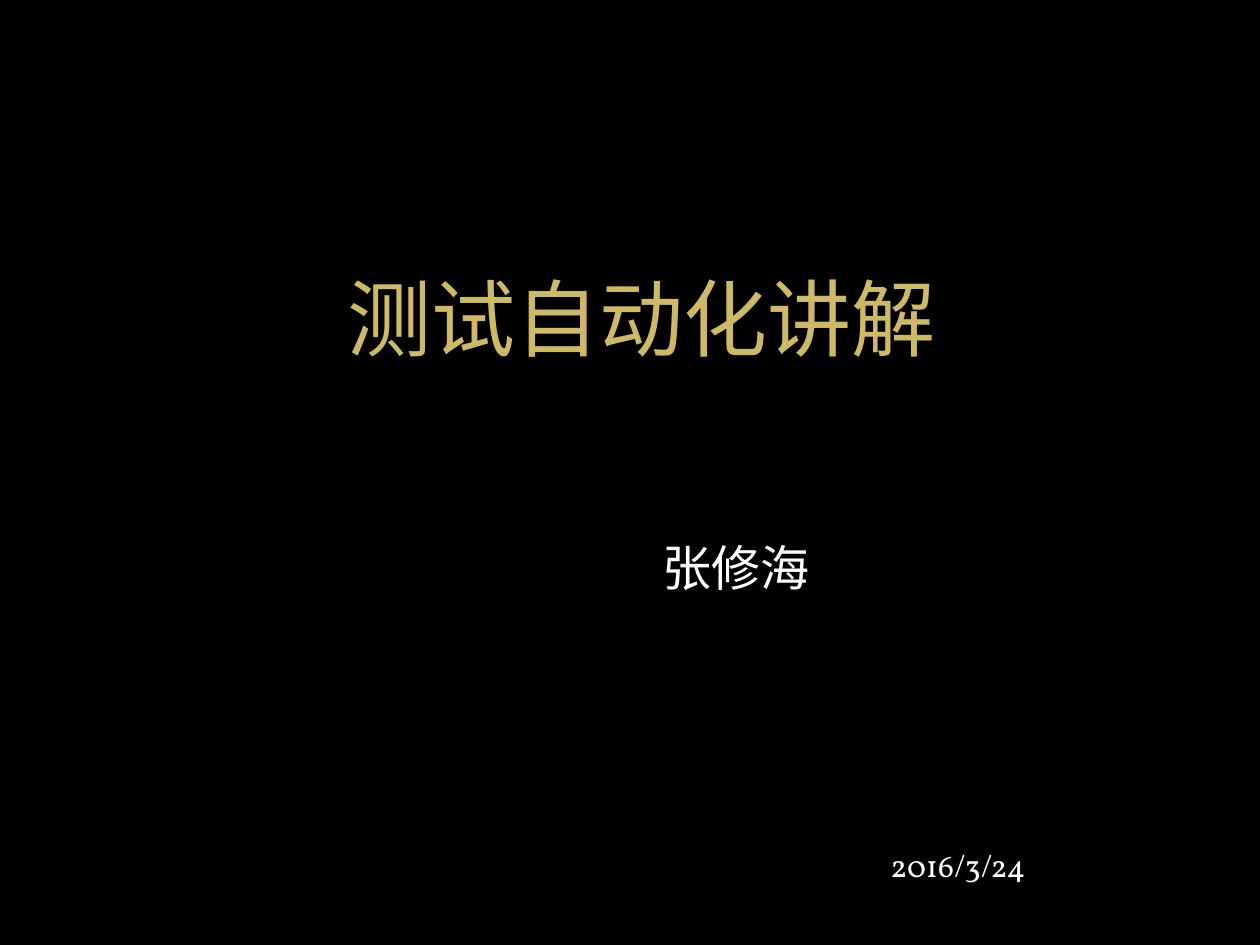
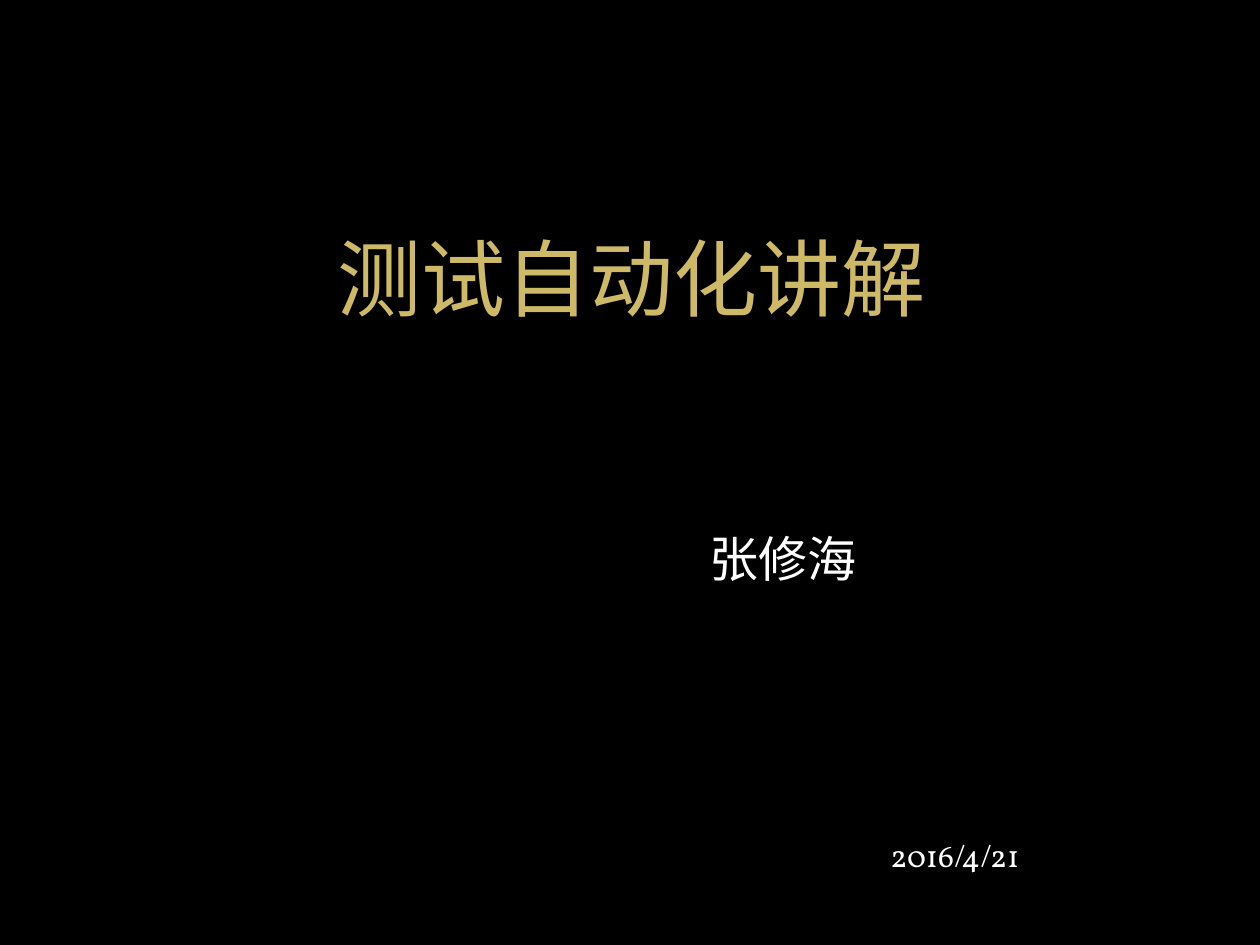
Before and after one commit to elvis2workspace/OPython, a slide deck: slide 1 of 自动化安装包/移动互联网事业部测试自动化实施方案介绍_张修海.pptx. Drawn at 1260x945 pixels with LibreOffice and Linux fonts; fonts in the diff are those of the drawing; background and template pictures are left out. Boxes give left, top, right and bottom in pixels: in the first picture for what was removed or moved away, otherwise in the second. Text is boxed around its words. In the diff, an @@ line names an element or a change of style, - is before the commit and + after.

```diff
--- a/自动化安装包/移动互联网事业部测试自动化实施方案介绍_张修海.pptx
+++ b/自动化安装包/移动互联网事业部测试自动化实施方案介绍_张修海.pptx
@@ title "测试自动化讲解": place and size @@
-title "测试自动化讲解" at [347, 279, 935, 357]
+title "测试自动化讲解" at [337, 239, 925, 317]
@@ text "张修海": place and size @@
-text "张修海" at [662, 545, 809, 590]
+text "张修海" at [709, 536, 856, 581]
@@ text at [890, 844, 1019, 873]: text changed @@
-2016/3/24
+2016/4/21
```
Also in this commit, not shown: 7 other slides changed, 6 other files.
